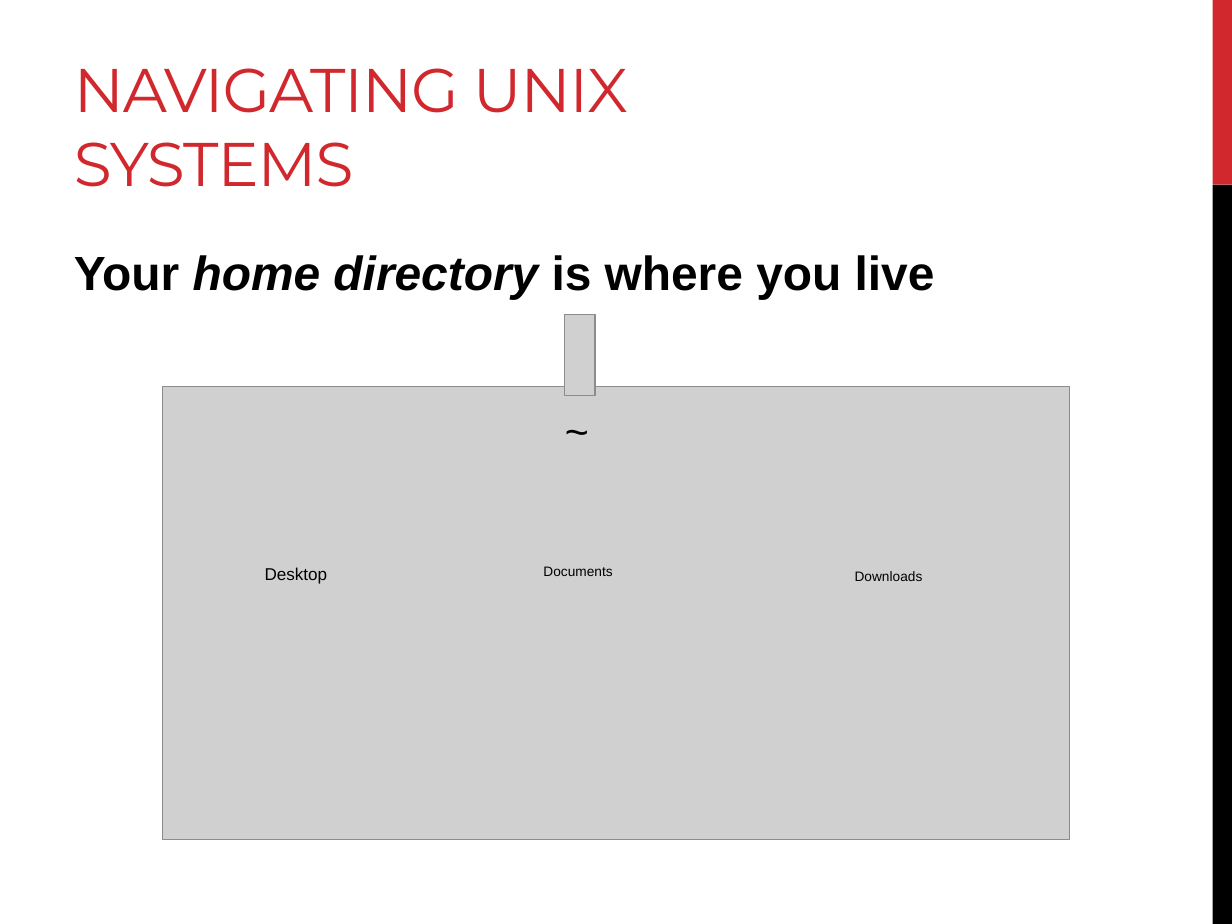
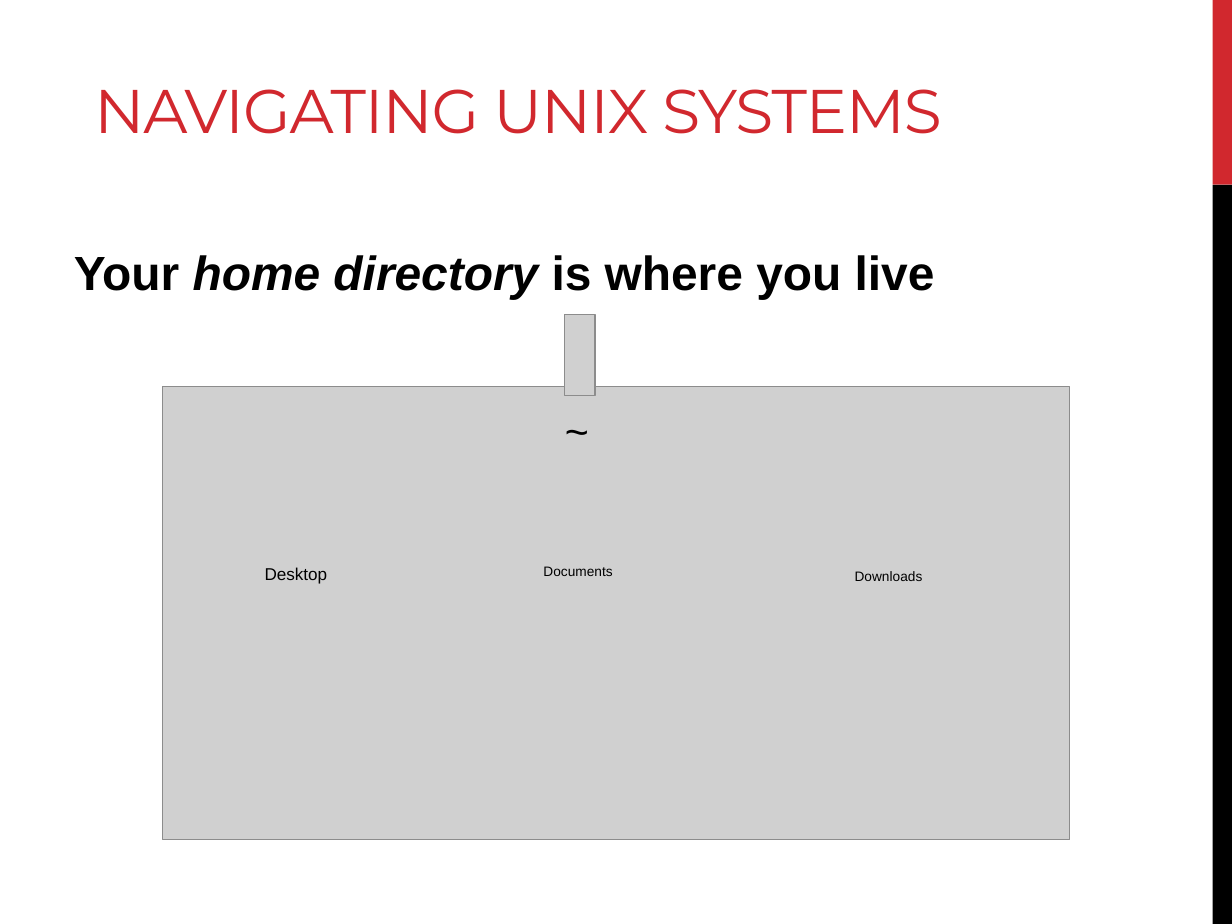
Before and after one commit to BjornFJohansson/ccbb_bigdata2015_python, a slide deck: slide 13 of slides/day1_slides.pptx. Drawn at 1232x924 pixels with LibreOffice and Linux fonts; fonts in the diff are those of the drawing; grey boxes stand for pictures. Boxes give left, top, right and bottom in pixels: in the first picture for what was removed or moved away, otherwise in the second. Text is boxed around its words. In the diff, an @@ line names an element or a change of style, - is before the commit and + after.

Commit message:
update

```diff
--- a/slides/day1_slides.pptx
+++ b/slides/day1_slides.pptx
@@ text "NAVIGATING UNIX SYSTEMS" rewrapped from [74,68,628,187] to [94,89,942,134] @@
```
Also in this commit, not shown: 61 other slides changed.
